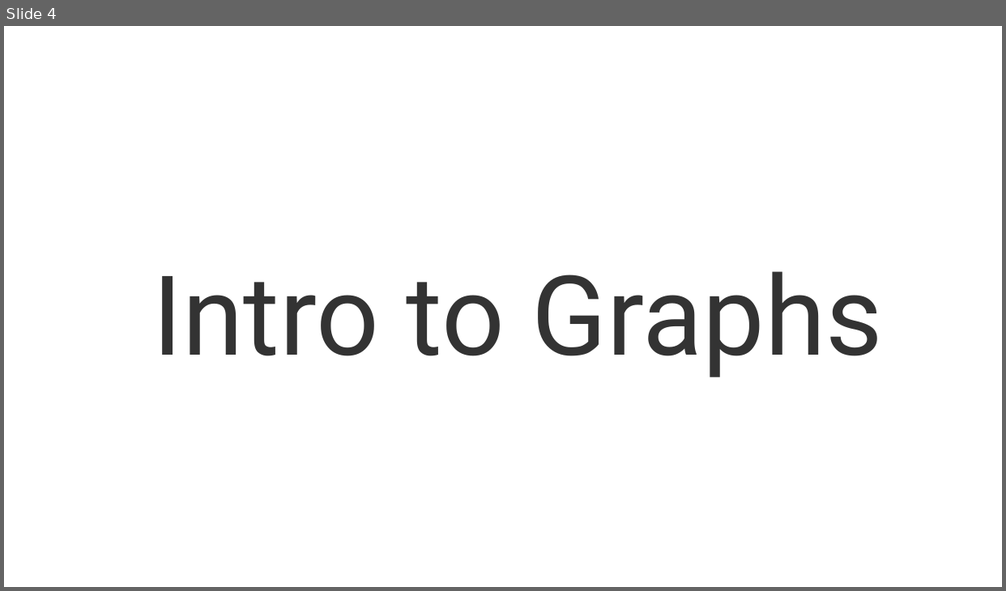
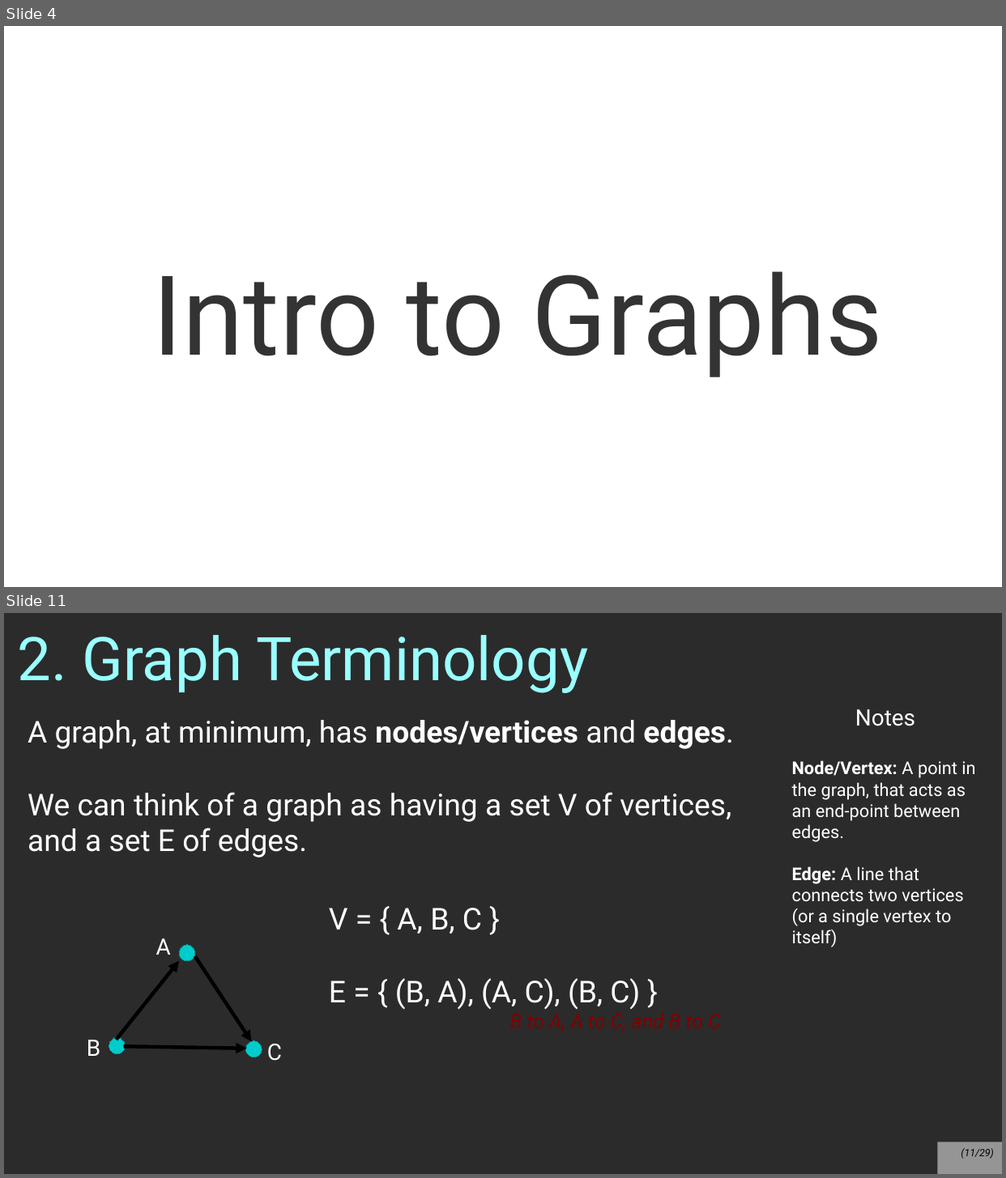
Before and after one commit to nguyenchithien/CS211-Discrete-Structures-II, a slide deck: Lectures/Lecture 7.1.odp. Shown one above the other, each under a label of ours: slide 4 before the commit, slides 4 and 11 after it; the slides between them are not shown. The pictures are 1006x591 and 1006x1178 pixels, drawn with LibreOffice and Linux fonts; fonts in the diff are those of the drawing; background and template pictures are left out; a plain dark background stands for a picture behind light text. Boxes give left, top, right and bottom in pixels: in the first picture for what was removed or moved away, otherwise in the second. Text is boxed around its words. In the diff, an @@ line names an element or a change of style, - is before the commit and + after.

```diff
--- a/Lectures/Lecture 7.1.odp
+++ b/Lectures/Lecture 7.1.odp
@@ slide 11 added at (x1=4, y1=613, x2=1002, y2=1174), background picture (left out) @@
@@ title added at (x1=18, y1=635, x2=588, y2=693), 48 pt, text #99FFFF @@
+2. Graph Terminology
@@ text added at (x1=27, y1=720, x2=734, y2=858), 24 pt, text #FFFFFF @@
+A graph, at minimum, has nodes/vertices and edges.
+We can think of a graph as having a set V of vertices, and a set E of edges.
@@ text added at (x1=792, y1=760, x2=975, y2=948), 14 pt, text #FFFFFF @@
+Notes
+Node/Vertex: A point in the graph, that acts as an end-point between edges.
+Edge: A line that connects two vertices (or a single vertex to itself)
@@ text added at (x1=329, y1=908, x2=664, y2=1029), 24 pt, text #FFFFFF @@
+V = { A, B, C }
+E = { (B, A), (A, C), (B, C) }
+B to A, A to C, and B to C
@@ text added at (x1=156, y1=939, x2=171, y2=955), 18 pt, text #FFFFFF @@
+A
@@ ellipse added at (x1=179, y1=945, x2=195, y2=961), fill #00CCCC, outline #009999 0 pt @@
@@ arrow added from (117, 1041) to (179, 961), #000000 2.89 pt @@
@@ arrow added from (195, 956) to (251, 1042), #000000 2.89 pt @@
@@ text added at (x1=87, y1=1040, x2=100, y2=1056), 18 pt, text #FFFFFF @@
+B
@@ ellipse added at (x1=109, y1=1037, x2=126, y2=1054), fill #00CCCC, outline #009999 0 pt @@
@@ arrow added from (124, 1047) to (247, 1049), #000000 2.89 pt @@
@@ ellipse added at (x1=245, y1=1041, x2=262, y2=1058), fill #00CCCC, outline #009999 0 pt @@
@@ text added at (x1=267, y1=1044, x2=282, y2=1061), 18 pt, text #FFFFFF @@
+C
@@ page number added at (x1=938, y1=1143, x2=1002, y2=1174), fill #FFFFFF at 50% opacity, 8 pt, text #000000, italic @@
+(11/29)
```
Also in this commit, not shown: 2 slides changed, 23 other slides added, 5 slides removed, 1 other file.
